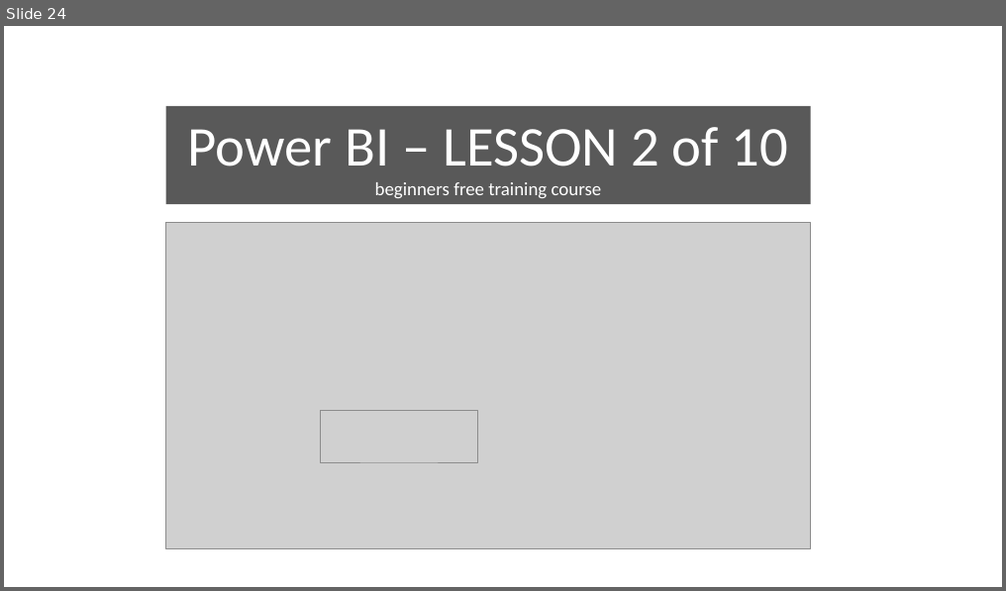
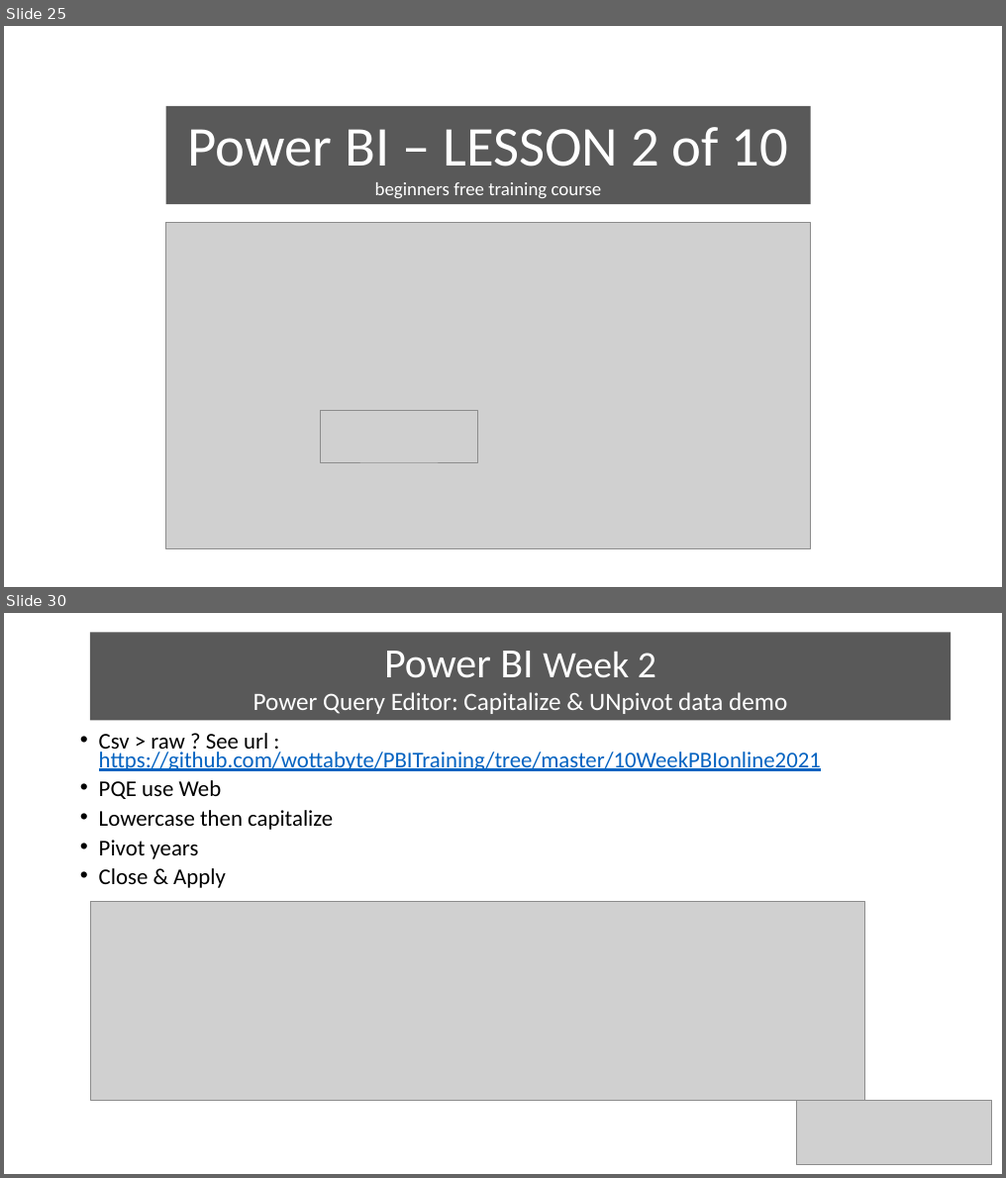
Before and after one commit to wottabyte/PBITraining, a slide deck: 202110-Burnley/Microsoft Power BI training Burnley Oct21.pptx. Shown one above the other, each under a label of ours: slide 24 before the commit, slides 25 and 30 after it; the slides between them are not shown. The pictures are 1006x591 and 1006x1178 pixels, drawn with LibreOffice and Linux fonts; fonts in the diff are those of the drawing; grey boxes stand for pictures. Boxes give left, top, right and bottom in pixels: in the first picture for what was removed or moved away, otherwise in the second. Text is boxed around its words. In the diff, an @@ line names an element or a change of style, - is before the commit and + after.

Commit message:
added week 2 details

```diff
--- a/202110-Burnley/Microsoft Power BI training Burnley Oct21.pptx
+++ b/202110-Burnley/Microsoft Power BI training Burnley Oct21.pptx
@@ slide 30 added at <box>4,613,1002,1174</box>, background #FFFFFF @@
@@ rectangle added at <box>90,633,951,721</box>, fill #595959, 24 pt, text #FFFFFF @@
+Power BI Week 2
+Power Query Editor: Capitalize & UNpivot data demo
@@ text added at <box>99,733,821,888</box>, 21.7 pt, text #0563C1, underline @@
+• Csv > raw ? See url : https://github.com/wottabyte/PBITraining/tree/master/10WeekPBIonline2021
+• PQE use Web
+• Lowercase then capitalize
+• Pivot years
+• Close & Apply
@@ picture added at <box>90,902,865,1100</box> @@
@@ picture added at <box>797,1100,992,1164</box> @@
@@ what was slide 24 is now slide 25 @@
```
Also in this commit, not shown: 1 slide changed, 19 other slides added.
